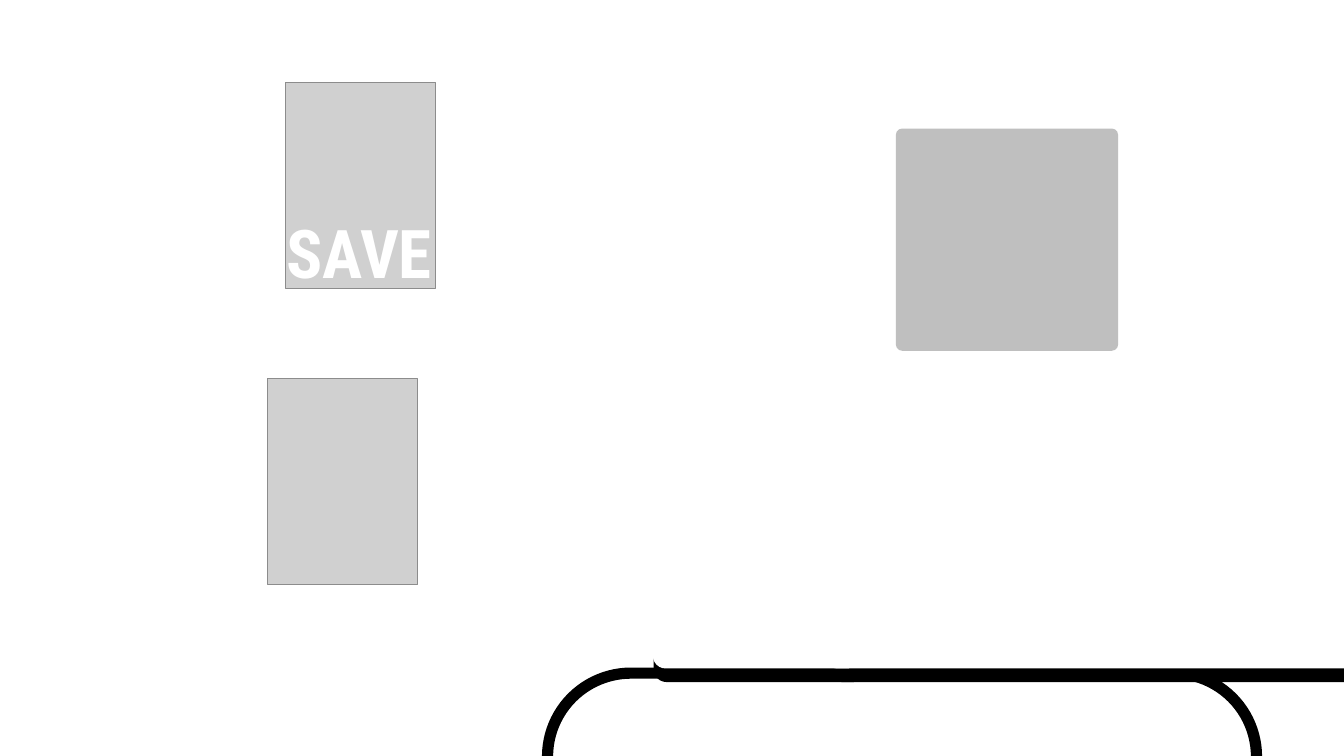
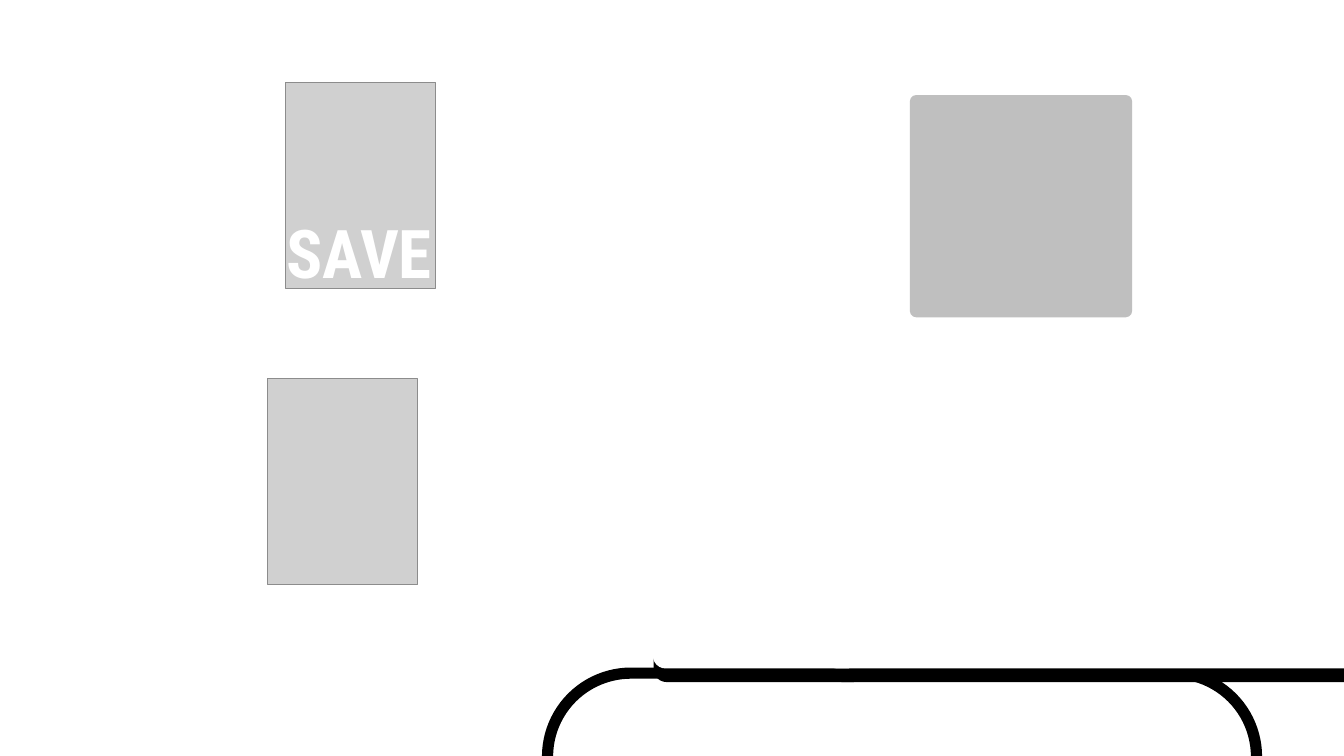
Before and after one commit to YuukiReiya/RhythmGame, a slide deck: slide 27 of resource.pptx. Drawn at 1344x756 pixels with LibreOffice and Linux fonts; fonts in the diff are those of the drawing; grey boxes stand for pictures. Boxes give left, top, right and bottom in pixels: in the first picture for what was removed or moved away, otherwise in the second. Text is boxed around its words. In the diff, an @@ line names an element or a change of style, - is before the commit and + after.

```diff
--- a/resource.pptx
+++ b/resource.pptx
@@ rounded rectangle: place and size @@
-rounded rectangle at box(896, 129, 1118, 351)
+rounded rectangle at box(910, 95, 1132, 317)
```
Also in this commit, not shown: 1 other slide changed, 1 slide added.
